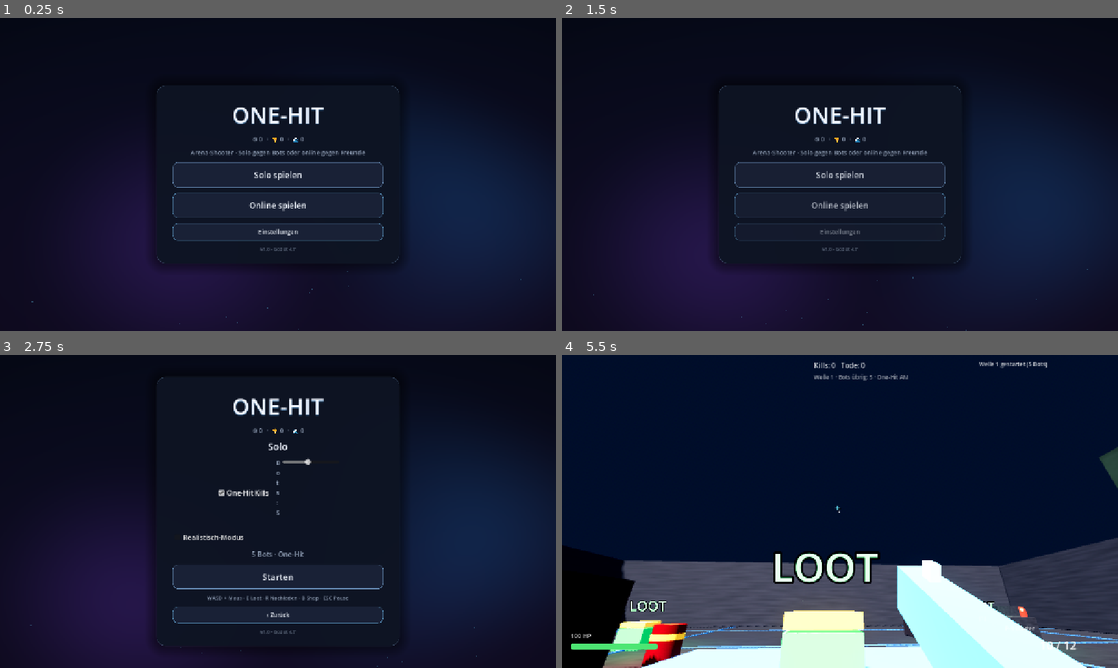
Above: before the commit, frames 1-4 (two rows, left to right).
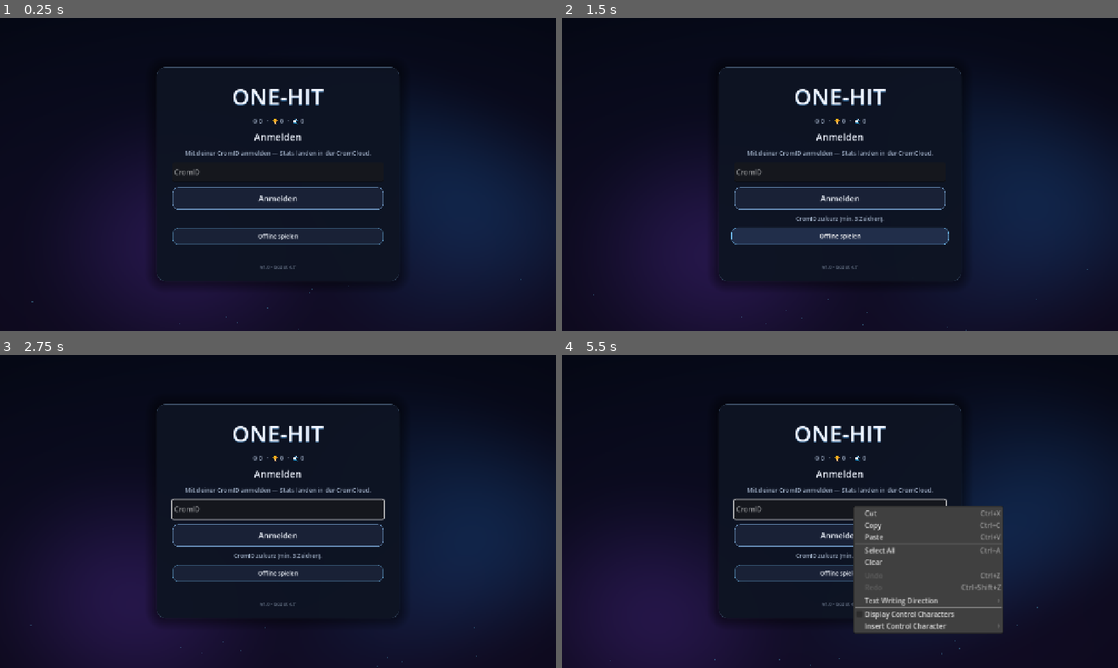
Above: after the commit, the same moments.

Repository: letward/one-hit
Game: Godot game, scene res://scenes/main.tscn
Same seed, same stepped clock (60 frames per second), same inputs: the game is played once before the commit and once after it.
Inputs (mouse positions are in pixels of both pictures, inside the frame that each line leads up to):
- Up to frame 1 (0.25 s): no input
- Up to frame 2 (1.5 s): click (840, 199) at 0.5 s, where only the run after the commit has a clickable "Anmelden"; click (840, 237) at 1.25 s, where only the run after the commit has a clickable "Offline spielen"
- Up to frame 3 (2.75 s): click (278, 511) at 2 s, where only the run before the commit has a clickable "Solo spielen"
- Up to frame 4 (5.5 s): click (840, 577) at 2.75 s, where only the run before the commit has a clickable "Starten"; move the mouse to (867, 511) at 3.52 s; hold Right mouse button (aim) 3.53-4.28 s; hold W (move_forward) from 3.53 s (still down); click (867, 511) at 3.67 s; tap Space (jump) at 3.77, 4.52 s; move the mouse to (812, 511) at 4.27 s; right-click (812, 511) at 4.35 s; move the mouse to (851, 505) at 5.02 s; press the mouse at (851, 505) at 5.03 s; right-click (851, 505) at 5.3 s

The runs differ from the first frame. In frame 1, 5.7% of the frame differs, in the area x 27-72%, y 15-86%; in frame 2, 5.0%; in frame 3, 4.7%; in frame 4, 46%, in the area x 0-100%, y 1-100%.

Commit message:
feat: Neocrom integration (CromID login, CromCloud, bonus, leaderboard)

Diff:
--- a/project.godot
+++ b/project.godot
@@ -22,6 +22,7 @@
 AudioManager="*res://scripts/audio_manager.gd"
 NetworkManager="*res://scripts/network_manager.gd"
 Save="*res://scripts/save_manager.gd"
+Neocrom="*res://scripts/neocrom_api.gd"
 
 [display]
 
--- a/scripts/game.gd
+++ b/scripts/game.gd
@@ -371,6 +371,8 @@
 	b_quit.text = "Zum Menü"
 	b_quit.pressed.connect(func() -> void:
 		get_tree().paused = false
+		Neocrom.upload_cloud()
+		Neocrom.submit_score()
 		NetworkManager.reset()
 		GameConfig.set_captured(false)
 		get_tree().change_scene_to_file("res://scenes/main.tscn"))
@@ -598,6 +600,8 @@
 		_set_wave_cached("Welle %d · Bots übrig: %d%s" % [wave, alive, _mode_tags()])
 		if alive == 0 and local_player != null:
 			Save.add_credits(50)
+			Neocrom.upload_cloud()
+			Neocrom.submit_score()
 			hud.feed("+50 ⚙ Wellen-Bonus · Shop: [B]")
 			_start_wave(wave + 1)
 			local_player.heal(25)
--- a/scripts/main_menu.gd
+++ b/scripts/main_menu.gd
@@ -23,7 +23,7 @@
 var _net_box: VBoxContainer
 var _setup_title: Label
 var _screens: Dictionary = {}
-var _active_screen: String = "home"
+var _active_screen: String = "auth"
 var _set_tabs: Dictionary = {}
 var _set_pages: Dictionary = {}
 var _active_set: String = "pilot"
@@ -31,6 +31,12 @@
 var _btn_tw: Dictionary = {}
 var _embers: Array[CPUParticles2D] = []
 var _last_credits: int = -1
+var _auth_id: LineEdit
+var _auth_status: Label
+var _board_rows: VBoxContainer
+var _board_status: Label
+var _toast_label: Label
+var _toast_tw: Tween = null
 
 
 func _ready() -> void:
@@ -41,9 +47,17 @@
 	NetworkManager.lobby_changed.connect(_refresh_lobby)
 	NetworkManager.connection_failed.connect(func() -> void: _set_status("Verbindung fehlgeschlagen. IP/Port prüfen."))
 	NetworkManager.server_disconnected.connect(func() -> void: _set_status("Server weg. Wieder hosten/joinen."))
+	Neocrom.session_changed.connect(_on_nc_session)
+	Neocrom.login_finished.connect(_on_nc_login)
+	Neocrom.bonus_claimed.connect(_on_nc_bonus)
+	Neocrom.board_finished.connect(_on_nc_board)
+	Neocrom.resume()
 	_refresh_lobby()
 	_refresh_mode_visibility()
-	_show_screen("home", false)
+	if not Neocrom.active:
+		_show_screen("auth", false)
+	else:
+		_apply_session(false)
 	_play_entrance()
 
 
@@ -86,9 +100,19 @@
 	_screens["home"] = _make_screen(vb)
 	_screens["setup"] = _make_screen(vb)
 	_screens["settings"] = _make_screen(vb)
+	_screens["auth"] = _make_screen(vb)
+	_screens["board"] = _make_screen(vb)
 	_build_home(_screens["home"])
 	_build_setup(_screens["setup"])
 	_build_settings(_screens["settings"])
+	_build_auth(_screens["auth"])
+	_build_board(_screens["board"])
+	_toast_label = Label.new()
+	_toast_label.add_theme_font_size_override("font_size", 14)
+	_toast_label.add_theme_color_override("font_color", Color(1.0, 0.85, 0.45))
+	_toast_label.horizontal_alignment = HORIZONTAL_ALIGNMENT_CENTER
+	_toast_label.modulate.a = 0.0
+	vb.add_child(_toast_label)
 	var ver := Label.new()
 	ver.text = "v1.0 · Godot 4.7"
 	ver.add_theme_font_size_override("font_size", 11)
@@ -137,6 +161,11 @@
 	var b_set := _make_button("Einstellungen", Vector2(0, 40), 14)
 	b_set.pressed.connect(func() -> void: _show_screen("settings"))
 	s.add_child(b_set)
+	var b_board := _make_button("Rangliste · by Neocrom", Vector2(0, 40), 14)
+	b_board.pressed.connect(func() -> void:
+		_show_screen("board")
+		Neocrom.fetch_board())
+	s.add_child(b_board)
 
 
 func _build_setup(s: VBoxContainer) -> void:
@@ -313,6 +342,9 @@
 		GameConfig.shake_enabled = v
 		Save.mark_dirty())
 	av_row.add_child(shake)
+	var out := _make_button("Abmelden", Vector2(0, 36), 13)
+	out.pressed.connect(_on_logout_pressed)
+	p.add_child(out)
 
 
 func _build_set_gfx(p: VBoxContainer) -> void:
@@ -387,6 +419,157 @@
 	_refresh_skins()
 
 
+func _build_auth(s: VBoxContainer) -> void:
+	var t := Label.new()
+	t.text = "Anmelden"
+	t.add_theme_font_size_override("font_size", 22)
+	t.add_theme_color_override("font_color", Color(0.92, 0.94, 0.98))
+	t.horizontal_alignment = HORIZONTAL_ALIGNMENT_CENTER
+	s.add_child(t)
+	var hint := _dim_label("Mit deiner CromID anmelden — Stats landen in der CromCloud.")
+	hint.horizontal_alignment = HORIZONTAL_ALIGNMENT_CENTER
+	s.add_child(hint)
+	_auth_id = LineEdit.new()
+	_auth_id.placeholder_text = "CromID"
+	_auth_id.text = Save.crom_id
+	_auth_id.custom_minimum_size = Vector2(0, 44)
+	s.add_child(_auth_id)
+	var b_login := _make_button("Anmelden", Vector2(0, 52), 18, true)
+	b_login.pressed.connect(_on_login_pressed)
+	s.add_child(b_login)
+	_auth_status = Label.new()
+	_auth_status.add_theme_font_size_override("font_size", 13)
+	_auth_status.add_theme_color_override("font_color", TEXT_DIM)
+	_auth_status.horizontal_alignment = HORIZONTAL_ALIGNMENT_CENTER
+	_auth_status.autowrap_mode = TextServer.AUTOWRAP_WORD_SMART
+	s.add_child(_auth_status)
+	var b_off := _make_button("Offline spielen", Vector2(0, 38), 13)
+	b_off.pressed.connect(_on_offline_pressed)
+	s.add_child(b_off)
+
+
+func _build_board(s: VBoxContainer) -> void:
+	var t := Label.new()
+	t.text = "Rangliste"
+	t.add_theme_font_size_override("font_size", 22)
+	t.add_theme_color_override("font_color", Color(0.92, 0.94, 0.98))
+	t.horizontal_alignment = HORIZONTAL_ALIGNMENT_CENTER
+	s.add_child(t)
+	var sub := _dim_label("by Neocrom · alle Stats aus der CromCloud")
+	sub.add_theme_font_size_override("font_size", 12)
+	sub.horizontal_alignment = HORIZONTAL_ALIGNMENT_CENTER
+	s.add_child(sub)
+	_board_status = Label.new()
+	_board_status.add_theme_font_size_override("font_size", 12)
+	_board_status.add_theme_color_override("font_color", TEXT_DIM)
+	_board_status.horizontal_alignment = HORIZONTAL_ALIGNMENT_CENTER
+	s.add_child(_board_status)
+	_board_rows = VBoxContainer.new()
+	_board_rows.add_theme_constant_override("separation", 3)
+	s.add_child(_board_rows)
+	var row := HBoxContainer.new()
+	row.add_theme_constant_override("separation", 8)
+	row.alignment = BoxContainer.ALIGNMENT_CENTER
+	s.add_child(row)
+	var b_ref := _make_button("Aktualisieren", Vector2(170, 38), 13)
+	b_ref.pressed.connect(func() -> void: Neocrom.fetch_board())
+	row.add_child(b_ref)
+	var back := _make_button("‹ Zurück", Vector2(170, 38), 13)
+	back.pressed.connect(func() -> void: _show_screen("home"))
+	row.add_child(back)
+
+
+func _on_login_pressed() -> void:
+	_auth_status.text = "Verbinde mit Neocrom …"
+	Neocrom.login(_auth_id.text)
+
+
+func _on_offline_pressed() -> void:
+	_auth_status.text = "Starte Offline-Sitzung …"
+	Neocrom.login_offline(_auth_id.text)
+
+
+func _on_nc_session(active: bool) -> void:
+	if active and _active_screen == "auth":
+		_apply_session(true)
+
+
+func _on_nc_login(ok: bool, message: String) -> void:
+	_auth_status.text = message
+	if ok:
+		_apply_session(true)
+
+
+func _apply_session(go_home: bool) -> void:
+	GameConfig.player_name = Neocrom.display_name
+	Save.mark_dirty()
+	if _name_edit != null:
+		_name_edit.text = Neocrom.display_name
+		_name_edit.editable = false
+	_update_economy_labels()
+	Neocrom.claim_bonus()
+	if go_home:
+		_show_screen("home")
+
+
+func _on_nc_bonus(granted: bool, amount: int) -> void:
+	_update_economy_labels()
+	if granted:
+		_toast("Tagesbonus +%d ⚙ · Willkommen, %s!" % [amount, Neocrom.display_name])
+
+
+func _on_nc_board(_ok: bool, message: String) -> void:
+	_board_status.text = message
+	_refresh_board()
+
+
+func _refresh_board() -> void:
+	for ch in _board_rows.get_children():
+		ch.queue_free()
+	if Neocrom.board.is_empty():
+		var l := Label.new()
+		l.text = "Noch keine Einträge."
+		l.add_theme_color_override("font_color", TEXT_DIM)
+		l.horizontal_alignment = HORIZONTAL_ALIGNMENT_CENTER
+		_board_rows.add_child(l)
+		return
+	var rank := 0
+	for e in Neocrom.board:
+		rank += 1
+		if e is Dictionary:
+			var nm := str((e as Dictionary).get("name", "?"))
+			var line := "#%d  %s   🏆 %d · 🌊 %d" % [rank, nm,
+				int((e as Dictionary).get("kills", 0)),
+				int((e as Dictionary).get("best_wave", 0))]
+			var l := Label.new()
+			l.text = line
+			l.horizontal_alignment = HORIZONTAL_ALIGNMENT_CENTER
+			if nm == Neocrom.display_name:
+				l.text += " · du"
+				l.add_theme_color_override("font_color", ACCENT)
+			else:
+				l.add_theme_color_override("font_color", Color(0.88, 0.90, 0.94))
+			_board_rows.add_child(l)
+
+
+func _toast(text: String) -> void:
+	_toast_label.text = text
+	if _toast_tw != null and _toast_tw.is_valid():
+		_toast_tw.kill()
+	_toast_tw = create_tween()
+	_toast_label.modulate.a = 0.0
+	_toast_tw.tween_property(_toast_label, "modulate:a", 1.0, 0.4)
+	_toast_tw.tween_interval(2.2)
+	_toast_tw.tween_property(_toast_label, "modulate:a", 0.0, 0.6)
+
+
+func _on_logout_pressed() -> void:
+	Neocrom.logout()
+	if _name_edit != null:
+		_name_edit.editable = true
+	_show_screen("auth")
+
+
 func _show_set(name: String, animate: bool = true) -> void:
 	_active_set = name
 	for k in _set_pages.keys():
@@ -707,6 +890,9 @@
 
 
 func _on_start() -> void:
+	if not Neocrom.active:
+		_show_screen("auth")
+		return
 	GameConfig.player_name = _name_edit.text.strip_edges() if _name_edit.text.strip_edges() != "" else "Spieler"
 	if _mode == "solo":
 		NetworkManager.reset()
--- /dev/null
+++ b/scripts/neocrom_api.gd
@@ -0,0 +1,332 @@
+extends Node
+## Autoload "Neocrom": CromID-Login, CromCloud-Stats, Tagesbonus, Rangliste.
+##
+## REST-Vertrag (JSON) gegen base_url — beiBackend-Anpassung NUR hier ändern:
+##   POST {base}/auth/crom-id        {crom_id, game, device} -> {ok, token, name}
+##   GET  {base}/cloud/stats         Bearer -> {credits,kills,deaths,games,best_wave,skins_owned,skin_selected}
+##   PUT  {base}/cloud/stats         Bearer + Stats-Dict -> {ok}
+##   POST {base}/cloud/bonus         Bearer {day} -> {granted, amount}
+##   GET  {base}/leaderboard?game=X&limit=N -> {entries:[{name,kills,best_wave,games}]}
+##   POST {base}/leaderboard/submit  Bearer {kills,best_wave,games} -> {ok, rank}
+##
+## Offline-first: Backend unerreichbar -> lokale CromID-Session + Datei-Cache,
+## alles wird bei Verbindung transparent synchronisiert. Spiel bleibt spielbar.
+
+signal session_changed(active: bool)
+signal login_finished(ok: bool, message: String)
+signal cloud_finished(ok: bool, message: String)
+signal board_finished(ok: bool, message: String)
+signal bonus_claimed(granted: bool, amount: int)
+
+const GAME_ID := "one-hit"
+const BOARD_CACHE := "user://neocrom_board.json"
+const BONUS_AMOUNT := 100
+
+var base_url := "https://neocrom.pro/api/v1"
+var active := false
+var online := false
+var crom_id := ""
+var display_name := ""
+var board: Array = []
+var board_ts := 0
+var board_cached := false
+
+var _token := ""
+var _busy := false
+
+
+func _ready() -> void:
+	process_mode = Node.PROCESS_MODE_ALWAYS
+
+
+func is_busy() -> bool:
+	return _busy
+
+
+# ---------- Login ----------
+
+func login(id: String) -> void:
+	var clean := id.strip_edges()
+	if clean.length() < 3:
+		login_finished.emit(false, "CromID zu kurz (min. 3 Zeichen).")
+		return
+	if _busy:
+		login_finished.emit(false, "Bitte kurz warten …")
+		return
+	_call("POST", "/auth/crom-id",
+		{"crom_id": clean, "game": GAME_ID, "device": OS.get_unique_id()},
+		false, _on_login_reply.bind(clean), 5)
+
+
+func login_offline(id: String) -> void:
+	# Bewusst offline: lokale CromID-Session ohne Backend-Kontakt
+	var clean := id.strip_edges()
+	if clean.length() < 3:
+		login_finished.emit(false, "CromID zu kurz (min. 3 Zeichen).")
+		return
+	display_name = clean
+	_token = ""
+	_start_session(clean, false, "Offline-Sitzung — Sync folgt bei Verbindung.")
+	cloud_finished.emit(false, "offline")
+
+
+func _on_login_reply(resp: Dictionary, clean: String) -> void:
+	if bool(resp.get("_ok", false)):
+		var data: Dictionary = resp.get("data", {})
+		_token = str(data.get("token", ""))
+		display_name = str(data.get("name", clean))
+		_start_session(clean, true, "Verbunden mit Neocrom.")
+		download_cloud()
+	else:
+		# Offline-first: lokale CromID-Session, Sync später
+		display_name = clean
+		_start_session(clean, false, "Neocrom offline — lokale CromID-Session.")
+		cloud_finished.emit(false, "offline")
+
+
+func _start_session(clean: String, is_online: bool, msg: String) -> void:
+	crom_id = clean
+	active = true
+	online = is_online
+	Save.crom_id = clean
+	Save.crom_token = _token
+	Save.mark_dirty()
+	session_changed.emit(true)
+	login_finished.emit(true, msg)
+
+
+func resume() -> void:
+	# Stillers Re-Login beim Start, falls Session gespeichert
+	if Save.crom_id.strip_edges().length() < 3:
+		return
+	if Save.crom_token != "":
+		_token = Save.crom_token
+		_validate_token()
+	else:
+		_offline_resume()
+
+
+func _validate_token() -> void:
+	_call("GET", "/cloud/stats", {}, true, _on_validate_reply)
+
+
+func _on_validate_reply(resp: Dictionary) -> void:
+	if bool(resp.get("_ok", false)):
+		display_name = str(resp.get("data", {}).get("name", Save.crom_id))
+		_start_session(Save.crom_id, true, "Sitzung wiederhergestellt.")
+		_apply_cloud_stats(resp.get("data", {}))
+		cloud_finished.emit(true, "Cloud geladen.")
+	else:
+		_offline_resume()
+
+
+func _offline_resume() -> void:
+	display_name = Save.crom_id
+	_token = ""
+	_start_session(Save.crom_id, false, "Offline-Sitzung.")
+	cloud_finished.emit(false, "offline")
+
+
+func logout() -> void:
+	_token = ""
+	crom_id = ""
+	display_name = ""
+	active = false
+	online = false
+	Save.crom_token = ""
+	Save.mark_dirty()
+	session_changed.emit(false)
+
+
+# ---------- CromCloud ----------
+
+func cloud_stats() -> Dictionary:
+	return {
+		"credits": Save.credits,
+		"kills": Save.total_kills,
+		"deaths": Save.total_deaths,
+		"games": Save.games_played,
+		"best_wave": Save.best_wave,
+		"skins_owned": Save.skins_owned,
+		"skin_selected": Save.skin_selected,
+	}
+
+
+func download_cloud() -> void:
+	if not active:
+		return
+	_call("GET", "/cloud/stats", {}, true, _on_cloud_down)
+
+
+func _on_cloud_down(resp: Dictionary) -> void:
+	if bool(resp.get("_ok", false)):
+		_apply_cloud_stats(resp.get("data", {}))
+		online = true
+		cloud_finished.emit(true, "Cloud geladen.")
+	else:
+		online = false
+		cloud_finished.emit(false, "Cloud offline — lokale Daten.")
+
+
+func _apply_cloud_stats(data: Dictionary) -> void:
+	if data.is_empty():
+		return
+	# Merge ohne Verlust: Maxima gewinnen, Skins werden vereint
+	Save.credits = maxi(Save.credits, int(data.get("credits", 0)))
+	Save.total_kills = maxi(Save.total_kills, int(data.get("kills", 0)))
+	Save.total_deaths = maxi(Save.total_deaths, int(data.get("deaths", 0)))
+	Save.games_played = maxi(Save.games_played, int(data.get("games", 0)))
+	Save.best_wave = maxi(Save.best_wave, int(data.get("best_wave", 0)))
+	for s in Array(data.get("skins_owned", [])):
+		if not Save.skins_owned.has(str(s)):
+			Save.skins_owned.append(str(s))
+	var sel := str(data.get("skin_selected", ""))
+	if sel != "" and Save.skins_owned.has(sel):
+		Save.skin_selected = sel
+	Save.save_now()
+
+
+func upload_cloud() -> void:
+	if not active:
+		return
+	_call("PUT", "/cloud/stats", cloud_stats(), true, _on_cloud_up)
+
+
+func _on_cloud_up(resp: Dictionary) -> void:
+	if bool(resp.get("_ok", false)):
+		online = true
+		cloud_finished.emit(true, "Gespeichert in der CromCloud.")
+	else:
+		online = false
+		cloud_finished.emit(false, "Cloud offline — lokal gespeichert.")
+
+
+# ---------- Tagesbonus ----------
+
+func claim_bonus() -> void:
+	var today := Time.get_date_string_from_system()
+	if not active:
+		bonus_claimed.emit(false, 0)
+		return
+	if online or _token != "":
+		_call("POST", "/cloud/bonus", {"day": today}, true, _on_bonus_reply.bind(today))
+	else:
+		_grant_local_bonus(today)
+
+
+func _on_bonus_reply(resp: Dictionary, today: String) -> void:
+	if bool(resp.get("_ok", false)) and bool(resp.get("data", {}).get("granted", false)):
+		var amount := int(resp.get("data", {}).get("amount", BONUS_AMOUNT))
+		Save.add_credits(amount)
+		Save.last_bonus_day = today
+		Save.save_now()
+		bonus_claimed.emit(true, amount)
+	else:
+		_grant_local_bonus(today)
+
+
+func _grant_local_bonus(today: String) -> void:
+	if Save.last_bonus_day == today:
+		bonus_claimed.emit(false, 0)
+		return
+	Save.add_credits(BONUS_AMOUNT)
+	Save.last_bonus_day = today
+	Save.save_now()
+	bonus_claimed.emit(true, BONUS_AMOUNT)
+
+
+# ---------- Rangliste ----------
+
+func fetch_board(limit: int = 25) -> void:
+	_call("GET", "/leaderboard?game=%s&limit=%d" % [GAME_ID, limit], {}, false, _on_board_reply)
+
+
+func _on_board_reply(resp: Dictionary) -> void:
+	if bool(resp.get("_ok", false)):
+		board = Array(resp.get("data", {}).get("entries", []))
+		board_ts = int(Time.get_unix_time_from_system())
+		board_cached = false
+		online = true
+		_write_board_cache()
+		board_finished.emit(true, "Rangliste aktuell.")
+	else:
+		online = false
+		_read_board_cache()
+		board_finished.emit(false, "Offline-Cache." if not board.is_empty() else "Keine Verbindung.")
+
+
+func submit_score() -> void:
+	if not active:
+		return
+	_call("POST", "/leaderboard/submit", {
+		"kills": Save.total_kills,
+		"best_wave": Save.best_wave,
+		"games": Save.games_played,
+	}, true, _on_submit_reply)
+
+
+func _on_submit_reply(resp: Dictionary) -> void:
+	online = bool(resp.get("_ok", false))
+
+
+func _write_board_cache() -> void:
+	var f := FileAccess.open(BOARD_CACHE, FileAccess.WRITE)
+	if f != null:
+		f.store_string(JSON.stringify({"ts": board_ts, "entries": board}))
+
+
+func _read_board_cache() -> void:
+	board.clear()
+	if not FileAccess.file_exists(BOARD_CACHE):
+		return
+	var f := FileAccess.open(BOARD_CACHE, FileAccess.READ)
+	if f == null:
+		return
+	var data: Variant = JSON.parse_string(f.get_as_text())
+	if data is Dictionary:
+		board = Array((data as Dictionary).get("entries", []))
+		board_ts = int((data as Dictionary).get("ts", 0))
+		board_cached = true
+
+
+# ---------- Transport ----------
+
+func _call(method: String, path: String, body: Dictionary, auth: bool, cb: Callable, timeout_s: int = 8) -> void:
+	if auth and _token == "":
+		cb.call({"_ok": false, "_transport": false})
+		return
+	_busy = true
+	var http := HTTPRequest.new()
+	http.timeout = timeout_s
+	add_child(http)
+	var headers := PackedStringArray(["Content-Type: application/json"])
+	if auth:
+		headers.append("Authorization: Bearer " + _token)
+	var m := HTTPClient.METHOD_GET
+	if method == "POST":
+		m = HTTPClient.METHOD_POST
+	elif method == "PUT":
+		m = HTTPClient.METHOD_PUT
+	var data := ""
+	if m != HTTPClient.METHOD_GET and not body.is_empty():
+		data = JSON.stringify(body)
+	http.request_completed.connect(_on_http_done.bind(http, cb))
+	var err := http.request(base_url + path, headers, m, data)
+	if err != OK:
+		_busy = false
+		http.queue_free()
+		cb.call({"_ok": false, "_transport": false})
+
+
+func _on_http_done(result: int, code: int, _headers: PackedByteArray, body: PackedByteArray, http: HTTPRequest, cb: Callable) -> void:
+	_busy = false
+	var resp := {"_ok": false, "_transport": false, "_http": code}
+	if is_instance_valid(http):
+		http.queue_free()
+	if result == HTTPRequest.RESULT_SUCCESS and code >= 200 and code < 300:
+		var data: Variant = JSON.parse_string(body.get_string_from_utf8())
+		if data is Dictionary:
+			resp["_ok"] = bool((data as Dictionary).get("ok", true))
+			resp["data"] = (data as Dictionary)
+			resp["_transport"] = true
+	cb.call(resp)
--- a/scripts/save_manager.gd
+++ b/scripts/save_manager.gd
@@ -11,6 +11,9 @@
 var total_deaths: int = 0
 var games_played: int = 0
 var best_wave: int = 0
+var crom_id: String = ""
+var crom_token: String = ""
+var last_bonus_day: String = ""
 
 var _dirty: bool = false
 var _save_t: float = 0.0
@@ -52,6 +55,9 @@
 	total_deaths = int(cfg.get_value("stats", "deaths", 0))
 	games_played = int(cfg.get_value("stats", "games", 0))
 	best_wave = int(cfg.get_value("stats", "best_wave", 0))
+	crom_id = str(cfg.get_value("neocrom", "crom_id", ""))
+	crom_token = str(cfg.get_value("neocrom", "token", ""))
+	last_bonus_day = str(cfg.get_value("neocrom", "last_bonus", ""))
 	# Einstellungen zurück in GameConfig/AudioManager spielen
 	GameConfig.player_name = str(cfg.get_value("settings", "name", GameConfig.player_name))
 	GameConfig.sensitivity = float(cfg.get_value("settings", "sens", GameConfig.sensitivity))
@@ -82,6 +88,9 @@
 	cfg.set_value("stats", "deaths", total_deaths)
 	cfg.set_value("stats", "games", games_played)
 	cfg.set_value("stats", "best_wave", best_wave)
+	cfg.set_value("neocrom", "crom_id", crom_id)
+	cfg.set_value("neocrom", "token", crom_token)
+	cfg.set_value("neocrom", "last_bonus", last_bonus_day)
 	cfg.set_value("settings", "name", GameConfig.player_name)
 	cfg.set_value("settings", "sens", GameConfig.sensitivity)
 	cfg.set_value("settings", "one_hit", GameConfig.one_hit)
Not shown, added: scripts/neocrom_api.gd.uid
